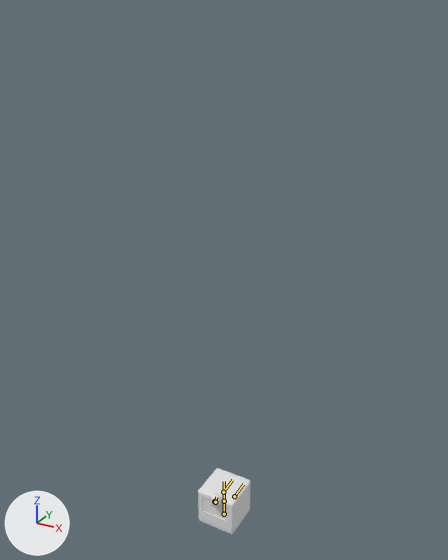
What one commit did to the FBX model Assets/Visual/Models/Character Models/PlayerCharacter.fbx.
Before and after are seen from a 50 mm lens placed at (5.56, -10.14, 10.84), pointed at (-0.14, 0.23, 5.66). Every picture has the same lights, and +X, +Y and +Z are marked at lower left. The bones that bend it are drawn over the model as lines.

Objects in the first picture: 'Body', 'Hair Retopo.001'.
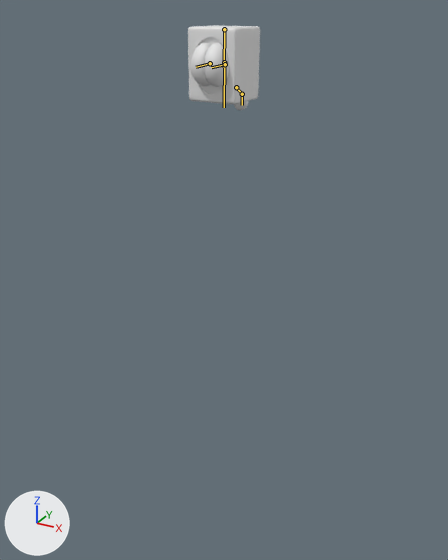
The newer file adds an action. The first version stands in its rest pose; the second is drawn at frame 1 of the action 'Armature.007|Player Fall Ground'.

The change in detail:
Bone 'Bone' (bone_bone) moves from (0.0, 0.0, 0.0) to (0.0, 10.916, 0.0).
Bone 'Bone' (bone_bone) turns from (0, 0, 0) to (180, 0, 0) degrees about its own x, y and z.
Bone 'Bone' (bone_bone) is rescaled from (1.0, 1.0, 1.0) to (1.0, 1.3, 1.0).

What differs and where, as boxes [x1, y1, x2, y2] in the pictures (448 x 560 px):
'Body', posed (35% wider, 19% taller)
    before: [198, 468, 251, 534]
    after: [188, 25, 260, 104]
'Butt Retopologized.001', posed (not visible before)
    after: [191, 43, 229, 87]
'Hair Retopo.001', posed
    before: [210, 492, 222, 507]
    after: [234, 101, 249, 110]
bone 'Bone', root to tip
    before: (224, 514) to (224, 498)
    after: (224, 29) to (224, 67)
